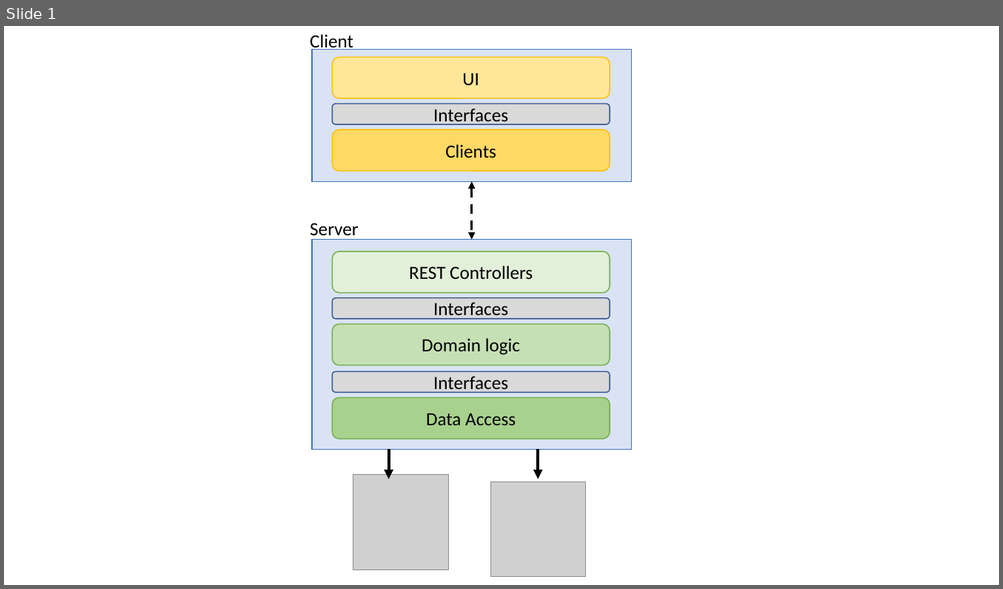
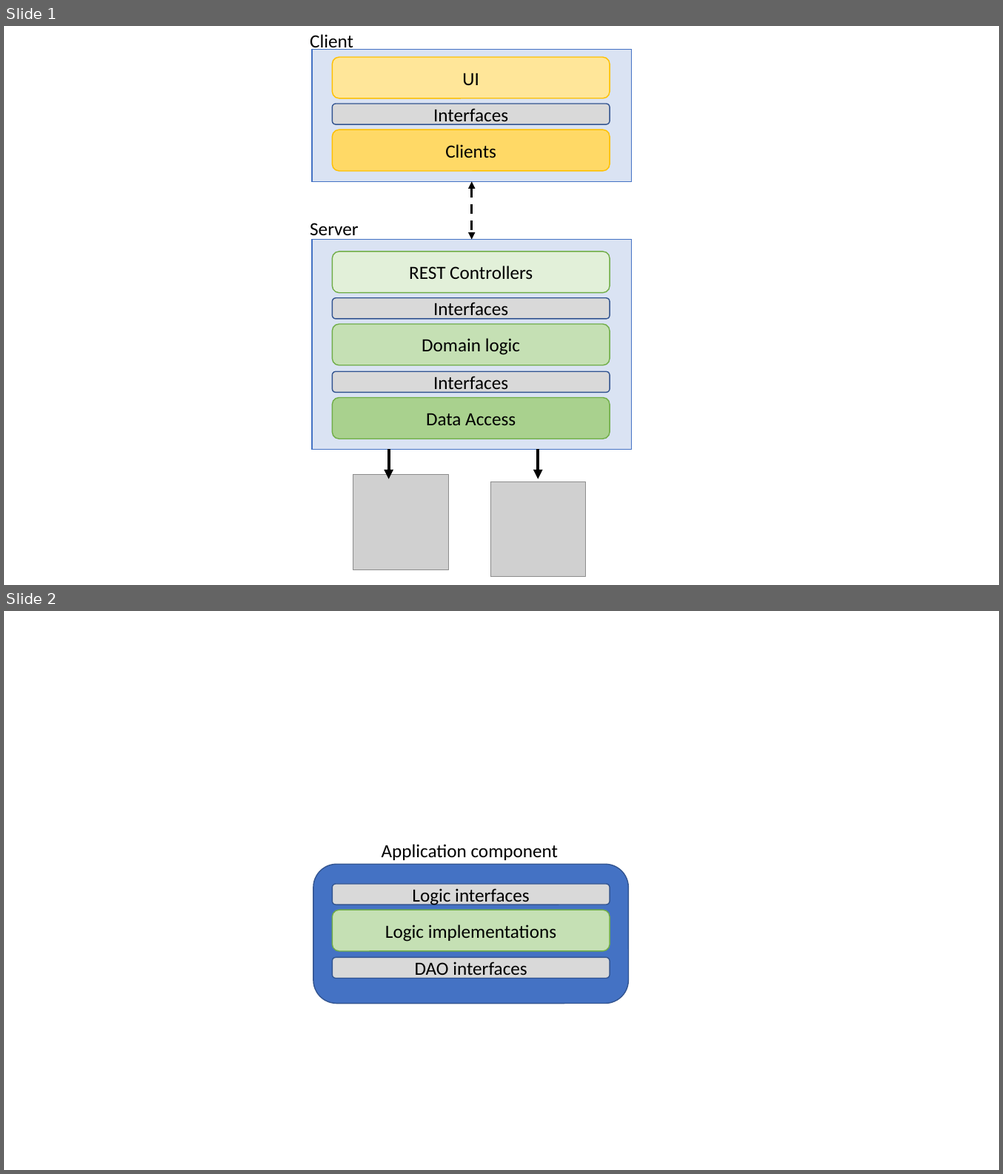
Before and after one commit to TroelsMortensen/CodeLabs, a slide deck: Tutorials/NetTodoApp-Part1-BlazorWASM/Resources/Architecture.pptx. Shown one above the other, each under a label of ours: slide 1 before the commit, slides 1 and 2 after it. The pictures are 1003x589 and 1003x1174 pixels, drawn with LibreOffice and Linux fonts; fonts in the diff are those of the drawing; grey boxes stand for pictures. Boxes give left, top, right and bottom in pixels: in the first picture for what was removed or moved away, otherwise in the second. Text is boxed around its words. In the diff, an @@ line names an element or a change of style, - is before the commit and + after.

```diff
--- a/Tutorials/NetTodoApp-Part1-BlazorWASM/Resources/Architecture.pptx
+++ b/Tutorials/NetTodoApp-Part1-BlazorWASM/Resources/Architecture.pptx
@@ slide 2 added at [4,611,999,1170], background #FFFFFF @@
@@ text added at [381,844,558,860], 18 pt, text #000000 @@
+Application component
@@ rounded rectangle added at [313,865,629,1004], fill #4472C4, outline #325491 1 pt @@
@@ rounded rectangle added at [333,884,610,905], fill #D9D9D9, outline #325491 1 pt, 18 pt, text #000000 @@
+Logic interfaces
@@ rounded rectangle added at [333,910,610,951], fill #C5E0B4, outline #70AD47 1 pt, 18 pt, text #000000 @@
+Logic implementations
@@ rounded rectangle added at [333,958,610,979], fill #D9D9D9, outline #325491 1 pt, 18 pt, text #000000 @@
+DAO interfaces
```
Also in this commit, not shown: 26 other files.
